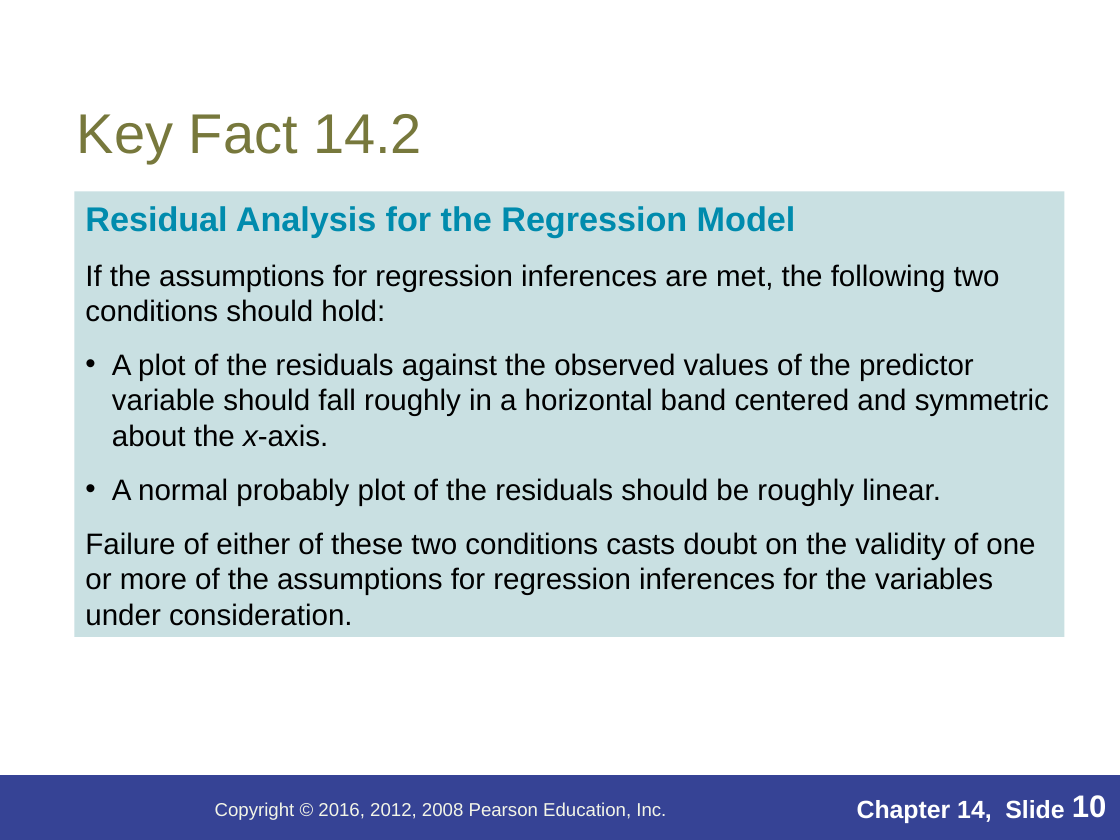
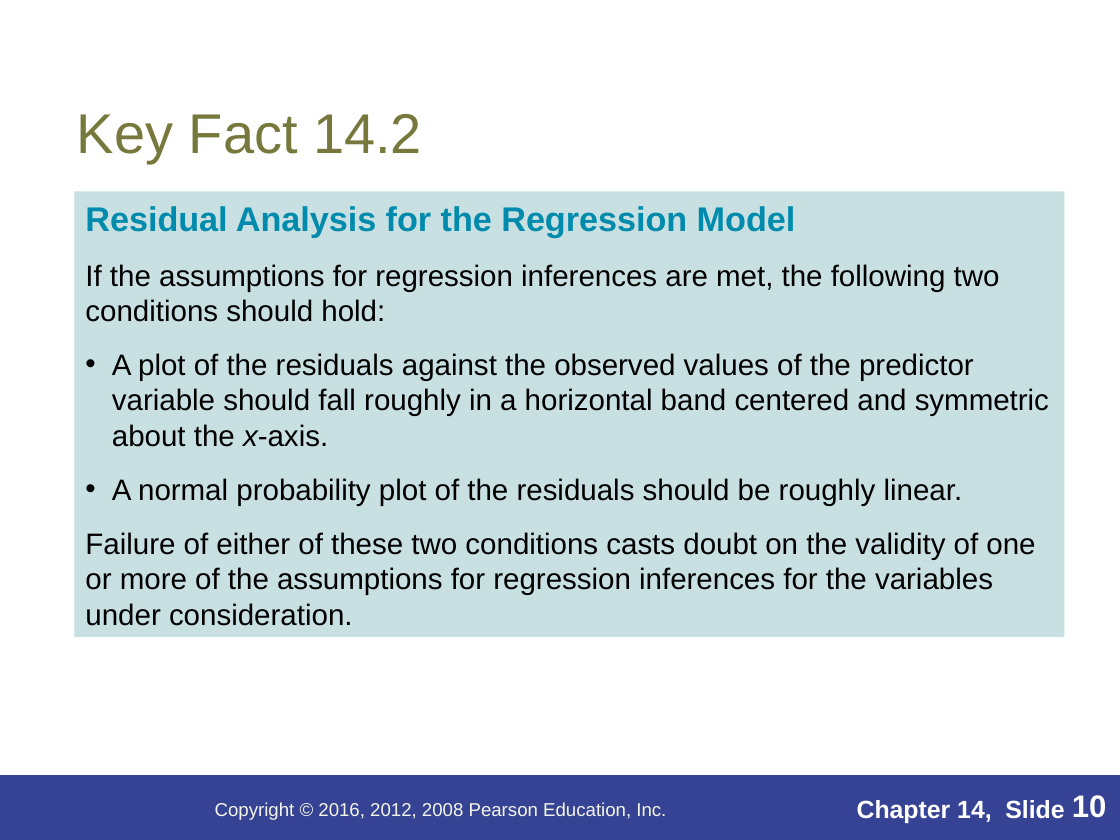
Before and after one commit to alecaines/MATHSTATS, a slide deck: slide 10 of pwpts/The Regression model.ppt. Drawn at 1120x840 pixels with LibreOffice and Linux fonts; fonts in the diff are those of the drawing; background and template pictures are left out. Boxes give left, top, right and bottom in pixels: in the first picture for what was removed or moved away, otherwise in the second. Text is boxed around its words. In the diff, an @@ line names an element or a change of style, - is before the commit and + after.

```diff
--- a/pwpts/The Regression model.ppt
+++ b/pwpts/The Regression model.ppt
@@ text in rectangle at [112,478,963,506]: text changed @@
-• A normal probably plot of the residuals should be roughly linear.
+• A normal probability plot of the residuals should be roughly linear.
```
Also in this commit, not shown: 11 other files.
